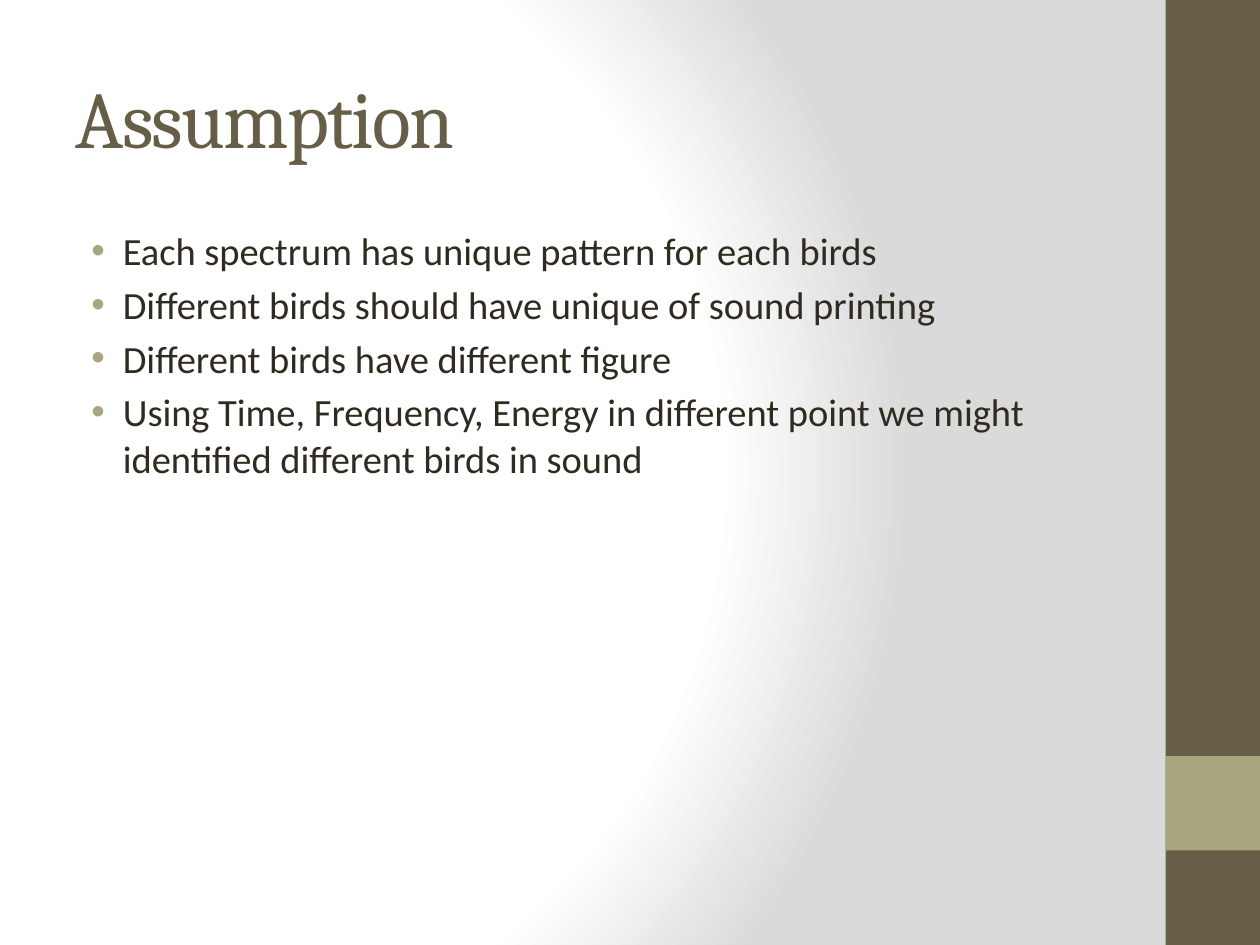
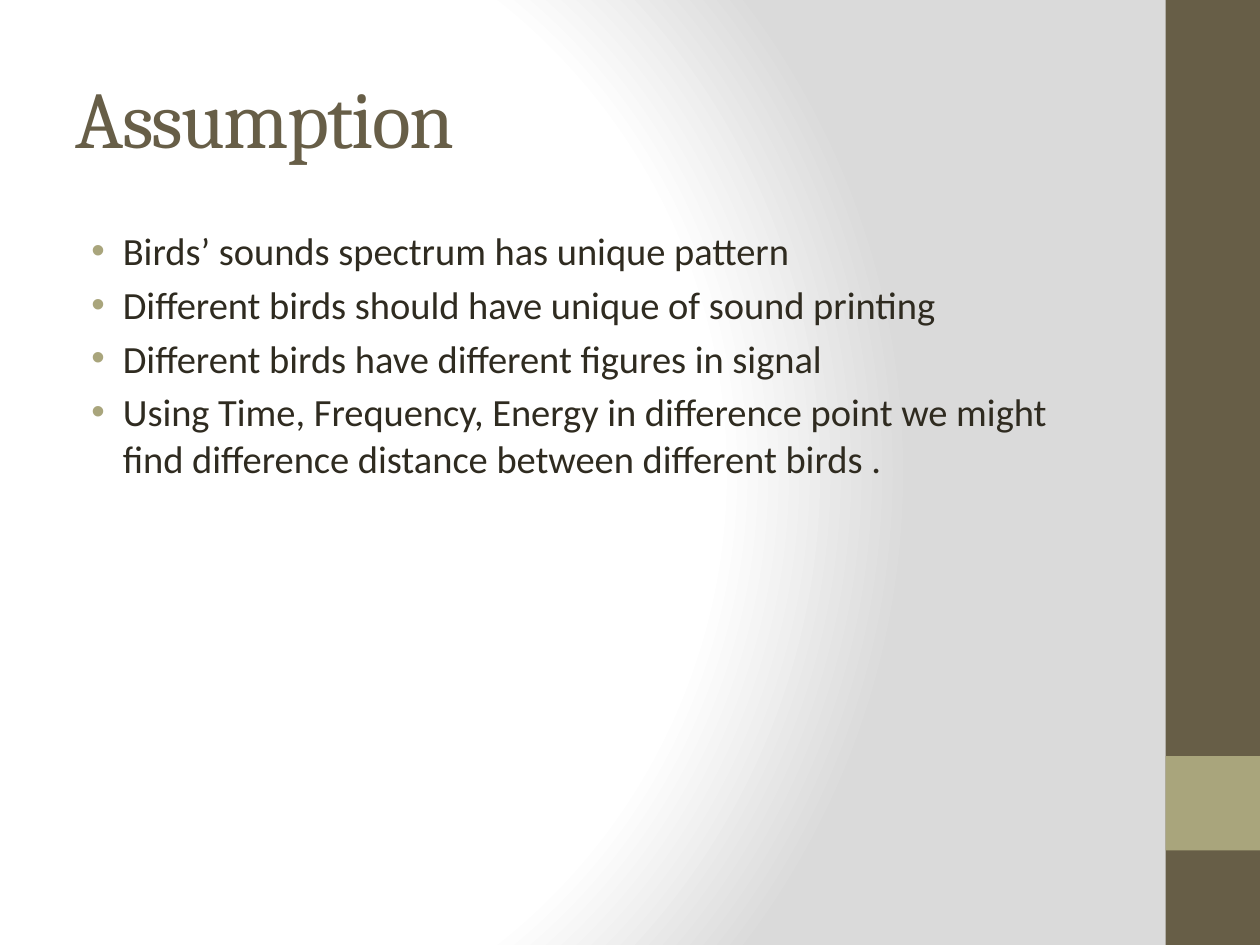
Before and after one commit to weihuang023/PatternRecognitiononSoundofBirds, a slide deck: slide 2 of PowerPoints/SoundofBirds1stPresentation.pptx (slide 5 before the commit). Drawn at 1260x945 pixels with LibreOffice and Linux fonts; fonts in the diff are those of the drawing. Boxes give left, top, right and bottom in pixels: in the first picture for what was removed or moved away, otherwise in the second. Text is boxed around its words. In the diff, an @@ line names an element or a change of style, - is before the commit and + after.

```diff
--- a/PowerPoints/SoundofBirds1stPresentation.pptx
+++ b/PowerPoints/SoundofBirds1stPresentation.pptx
@@ text at (x1=123, y1=238, x2=789, y2=272): text changed @@
-• Each spectrum has unique pattern for each birds
+• Birds’ sounds spectrum has unique pattern
@@ text at (x1=123, y1=346, x2=1046, y2=474): text changed @@
-• Different birds have different figure
-• Using Time, Frequency, Energy in different point we might identified different birds in sound
+• Different birds have different figures in signal
+• Using Time, Frequency, Energy in difference point we might find difference distance between different birds .
```
Also in this commit, not shown: 2 other slides changed, 5 slides added, 1 slide removed, 35 other files.
